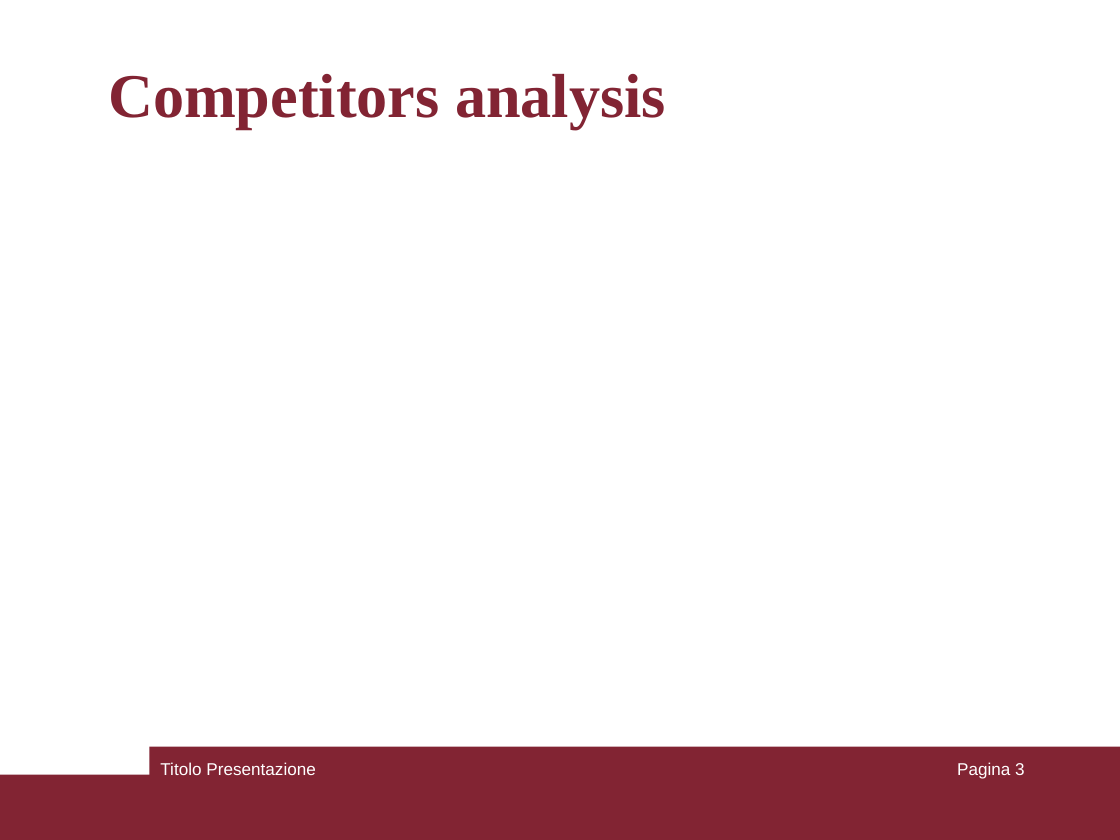
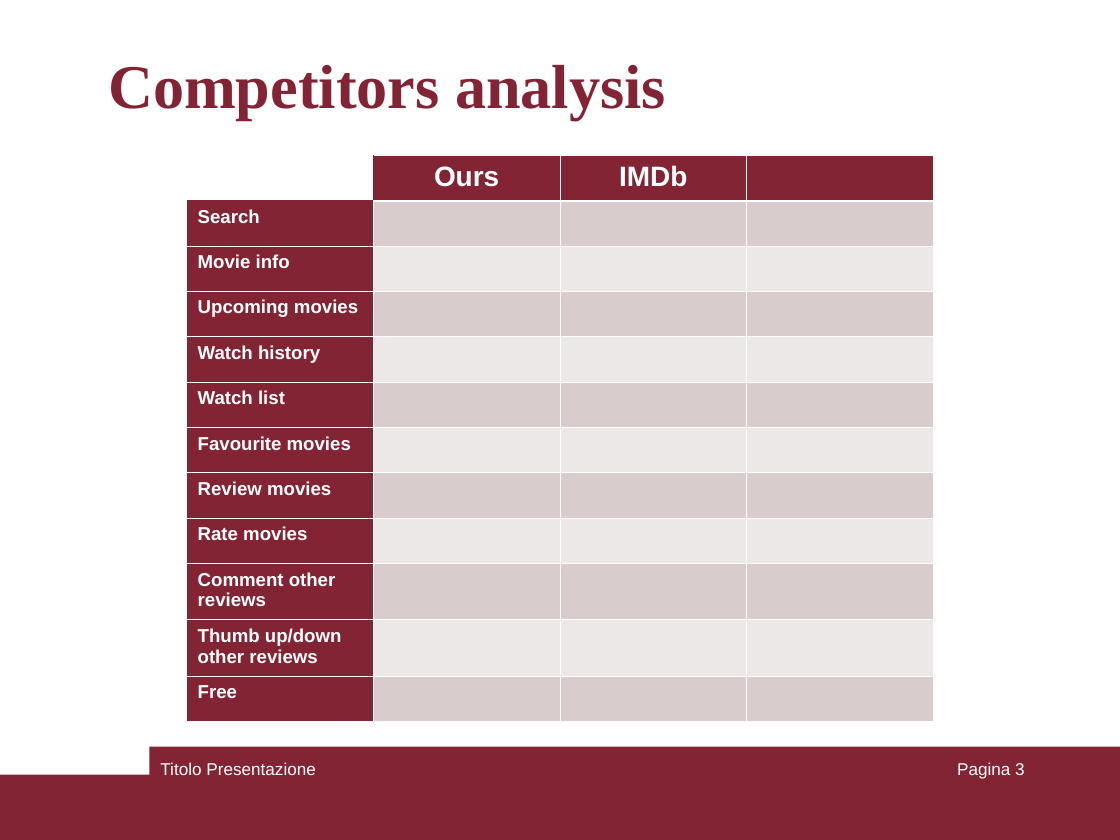
Before and after one commit to mauroficorella/Human-Computer-Interaction, a slide deck: slide 3 of Documentazione/presentazione.ppt. Drawn at 1120x840 pixels with LibreOffice and Linux fonts; fonts in the diff are those of the drawing. Boxes give left, top, right and bottom in pixels: in the first picture for what was removed or moved away, otherwise in the second. Text is boxed around its words. In the diff, an @@ line names an element or a change of style, - is before the commit and + after.

```diff
--- a/Documentazione/presentazione.ppt
+++ b/Documentazione/presentazione.ppt
@@ title "Competitors analysis": place and size @@
-title "Competitors analysis" at (108,74,666,130)
+title "Competitors analysis" at (108,65,666,120)
@@ table added at (187,156,935,722), 12 rows, 4 columns @@
+ | Ours | IMDb | 
+Search |  |  | 
+Movie info |  |  | 
+Upcoming movies |  |  | 
+Watch history |  |  | 
+Watch list |  |  | 
+Favourite movies |  |  | 
+Review movies |  |  | 
+Rate movies |  |  | 
+Comment other reviews |  |  | 
+Thumb up/down other reviews |  |  | 
+Free |  |  | 
```
